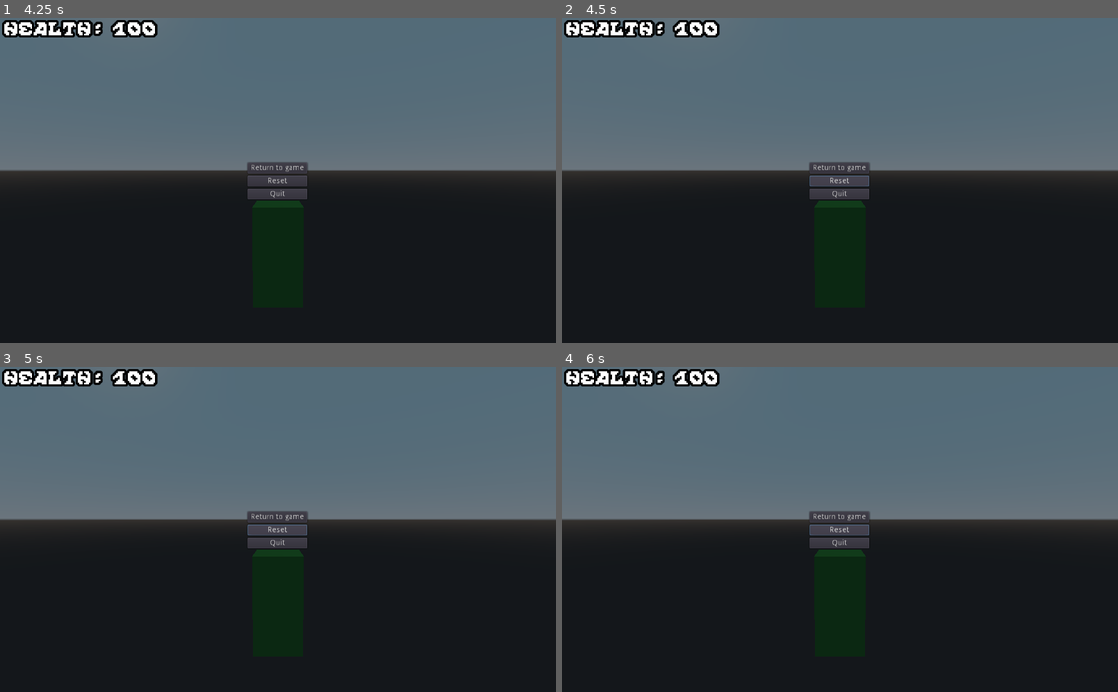
Above: before the commit, frames 1-4 (two rows, left to right).
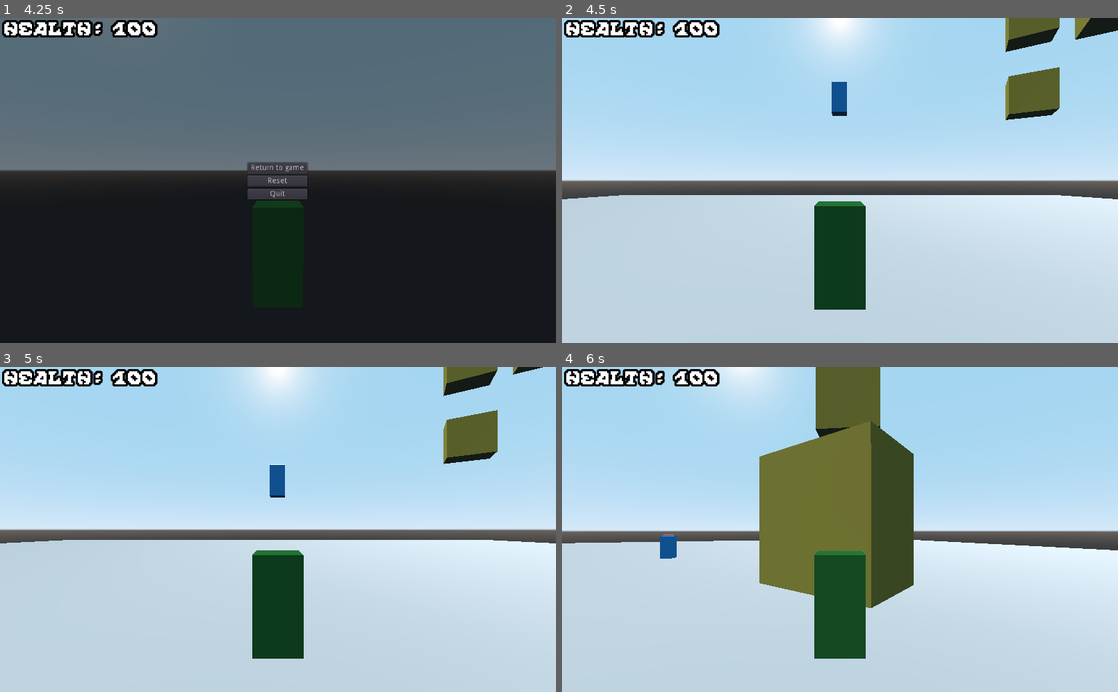
Above: after the commit, the same moments.

Repository: AlaskanGopher/GopherRPG3D
Game: Godot game, scene res://MainScene/InGame.tscn
Two runs of this game, one before a commit and one after it. Both use one fixed random seed, a clock stepped at 60 frames per second and the inputs below.
Inputs (mouse positions are in pixels of both pictures, inside the frame that each line leads up to):
- Up to frame 1 (4.25 s): tap Enter at 0.5 s; move the mouse to (305, 180) at 0.52 s; hold Shift (movement_run) 0.53-1.28 s; hold W (movement_up) from 0.53 s (still down); tap Space (movement_jump) at 0.77, 1.52, 3.02, 3.5, 3.77 s; move the mouse to (250, 180) at 1.27 s; tap Shift (movement_run) at 1.35, 2.85 s; move the mouse to (289, 174) at 2.02 s; hold Shift (movement_run) 2.03-2.78 s; move the mouse to (272, 187) at 2.77 s; move the mouse to (316, 183) at 3.52 s; hold Shift (movement_run) from 3.53 s (still down); tap Escape at 4.15 s
- Up to frame 2 (4.5 s): release W (movement_up) at 4.25 s; release Shift (movement_run) at 4.25 s; click "Reset" at 4.25 s
- Up to frame 3 (5 s): no input
- Up to frame 4 (6 s): move the mouse to (673, 480) at 5.02 s; hold A (movement_left) 5.03-5.78 s; tap Shift (movement_run) at 5.1 s; move the mouse to (867, 529) at 5.77 s; hold S (movement_down) from 5.78 s (still down); hold Shift (movement_run) from 5.78 s (still down)

Frame 1 is identical in both runs. In frame 2, 96% of the frame differs, in the area x 0-100%, y 0-100%; in frame 3, 96%; in frame 4, 99%.

Commit message:
Fix dumb overwrite stupid github

Diff:
--- a/source/MainScene/InGame.tscn
+++ b/source/MainScene/InGame.tscn
@@ -44,7 +44,10 @@
 transform = Transform( 0.866026, 0, 0.500001, 0, 1, 0, -0.500001, 0, 0.866026, 36.0699, 25.6545, -21.8952 )
 
 [node name="Box5" parent="Box" instance=ExtResource( 2 )]
-transform = Transform( 0.866026, 0, 0.500001, 0, 1, 0, -0.500001, 0, 0.866026, 7.69195, 28.2822, -3.9514 )
+transform = Transform( 0.866026, 0, 0.500001, 0, 1, 0, -0.500001, 0, 0.866026, 16.141, 28, -9.186 )
+
+[node name="Box6" parent="Box" instance=ExtResource( 2 )]
+transform = Transform( 0.866026, 0, 0.500001, 0, 1, 0, -0.500001, 0, 0.866026, 24.5653, 35, -10.5375 )
 
 [node name="PauseMenu" parent="." instance=ExtResource( 3 )]
 
--- a/source/PauseMenu/PauseMenu.gd
+++ b/source/PauseMenu/PauseMenu.gd
@@ -22,7 +22,8 @@
 	get_tree().quit()
 
 func _on_ResetButton_pressed():
-	pass
+	get_tree().reload_current_scene()
+	unpause()
 
 func _unhandled_key_input(event):
 	if event.pressed and event.scancode == KEY_ESCAPE:
